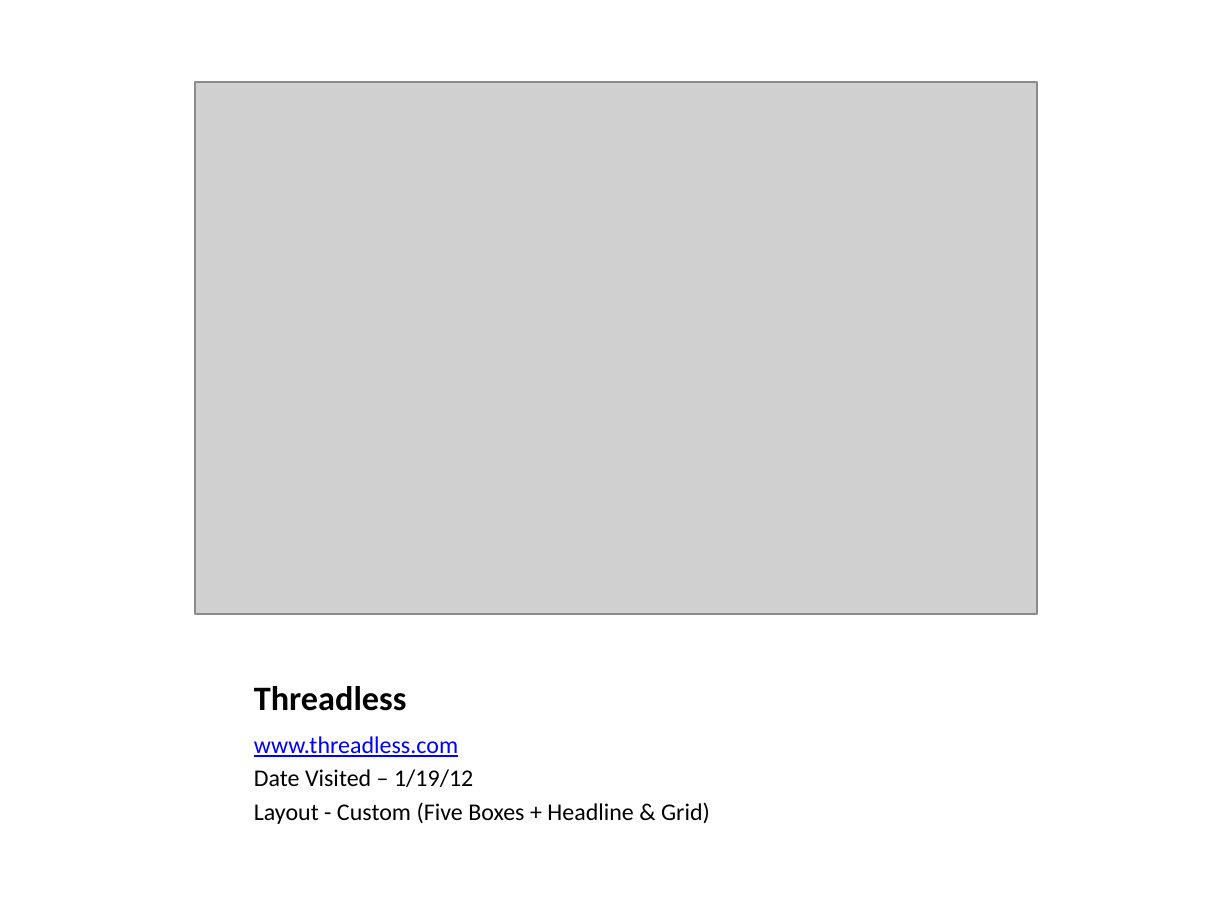
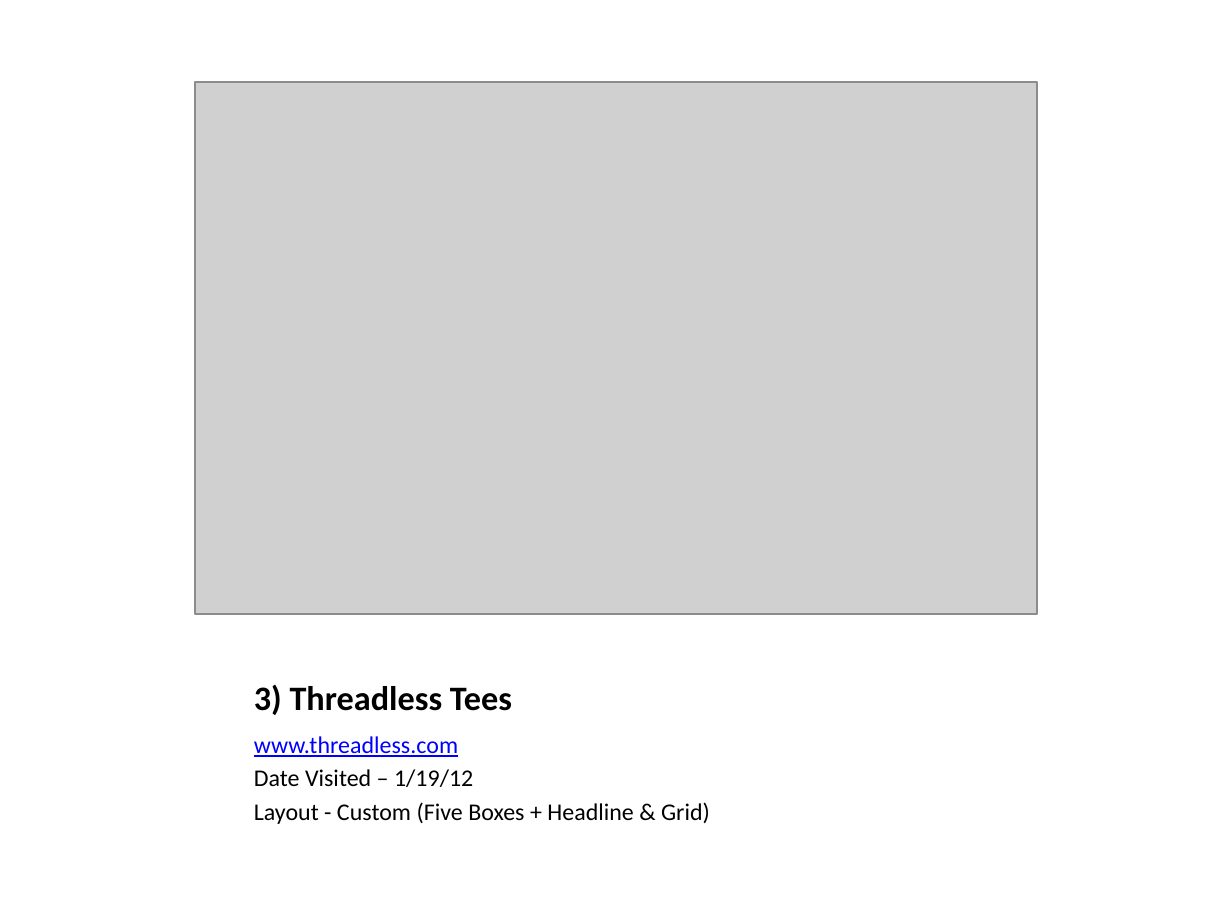
Before and after one commit to pku/portfolio_competitive_analysis, a slide deck: slide 12 of CompetitiveAnalysisPortfolios.pptx. Drawn at 1232x924 pixels with LibreOffice and Linux fonts; fonts in the diff are those of the drawing; grey boxes stand for pictures. Boxes give left, top, right and bottom in pixels: in the first picture for what was removed or moved away, otherwise in the second. Text is boxed around its words. In the diff, an @@ line names an element or a change of style, - is before the commit and + after.

```diff
--- a/CompetitiveAnalysisPortfolios.pptx
+++ b/CompetitiveAnalysisPortfolios.pptx
@@ title at [254,685,512,715]: text changed @@
-Threadless
+3) Threadless Tees
```
Also in this commit, not shown: 6 other slides changed, 10 slides added.
